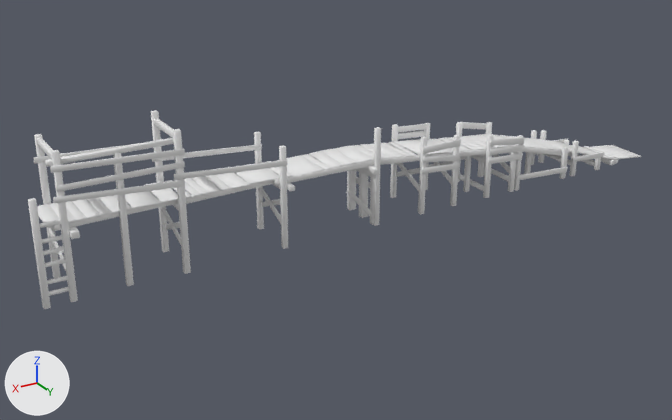
The FBX model Assets/Models/ShrekBridge.fbx, before and after one commit.
Before and after are seen from a 50 mm lens placed at (12.04, 10.75, 5.57), pointed at (5.57, -0.05, 0.17). The axes (+X, +Y, +Z) are drawn at lower left. The lights are the same throughout. The older version comes first. Where no turn or scale is listed for an object, it has been applied to the vertices.

Names of what the first picture shows: 'bridge'.
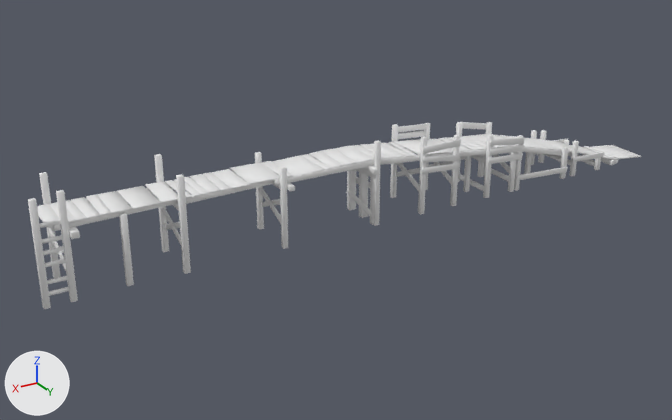
Boxes (x1, y1, x2, y2) around the edits, measured in the pictures (672 x 420 px; the box of a moved part takes in the faces that stretch with it):
'bridge', reshaped (6% shorter): before (28, 110, 641, 309); after (28, 122, 641, 309)
part 1 of me_cube_174, deleted: before (33, 118, 287, 203)
part 2 of me_cube_174, moved or reshaped: before (254, 131, 288, 249); after (255, 152, 288, 249)
part 3 of me_cube_174, moved or reshaped: before (34, 110, 191, 302); after (39, 154, 191, 302)
part 4 of me_cube_174, moved or reshaped: before (374, 127, 381, 226); after (374, 140, 381, 226)

The edits, one by one:
me_cube_174 is used by ob_bridge; location (0.0, 0.0, 0.0).
Verts and faces of me_cube_174; kept vertices keep their numbers, new ones are numbered from 3680.
Before the commit, vertices of me_cube_174: 2808 (5.1, 0.4, 1.48) at pixel (381, 128), 2809 (5.1, 0.4, 1.48) at pixel (381, 128), 2810 (5.1, 0.4, 1.48) at pixel (381, 128), 2811 (5.1, 0.34, 1.48) at pixel (378, 127), 2812 (5.1, 0.34, 1.48) at pixel (378, 126).
Before the commit, vertices of me_cube_174: 2813 (5.1, 0.34, 1.48) at pixel (378, 127), 2820 (5.17, 0.4, 1.48) at pixel (376, 128), 2821 (5.17, 0.4, 1.48) at pixel (376, 129), 2822 (5.17, 0.4, 1.48) at pixel (377, 129), 2823 (5.17, 0.34, 1.48) at pixel (374, 128).
Before the commit, vertices of me_cube_174: 2824 (5.17, 0.34, 1.48) at pixel (374, 127), 2825 (5.17, 0.34, 1.48) at pixel (374, 127).
me_cube_174 had 3680 vertices, 3984 faces and spanned x -0.41..9.97, y -0.45..0.48, z 0.0..2.0.
me_cube_174 now has 3432 vertices, 3718 faces and spans x -0.41..9.97, y -0.45..0.48, z 0.0..1.46.
me_cube_174 part 1: 9 loose pieces with 248 vertices, spanning x 6.6..9.7, y -0.35..0.43, z 1.22..1.91, are deleted.
Part 2, on me_cube_174:
24 vertices in x 6.6..6.68, y -0.41..0.4, z 1.46..1.48 move by (0.0, 0.0, -0.3).
Part 3, on me_cube_174:
24 vertices in x 8.06..8.14, y -0.41..0.41, z 1.95..2.0 move by (0.0, 0.0, -0.6).
24 vertices in x 9.55..9.64, y -0.41..0.41, z 1.93..1.96 move by (0.0, 0.0, -0.5).
12 vertices in x 8.82..8.9, y 0.29..0.36, z 1.78 move by (0.0, 0.0, -0.8).
Part 4, on me_cube_174:
Vertices 2808 to 2813, 2820 to 2825 move by (0.0, 0.0, -0.2).
